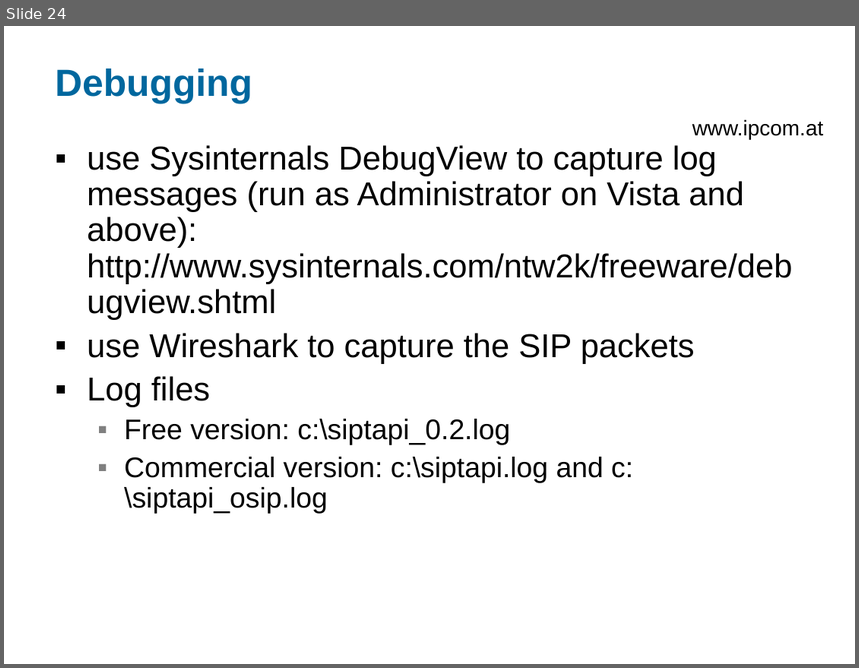
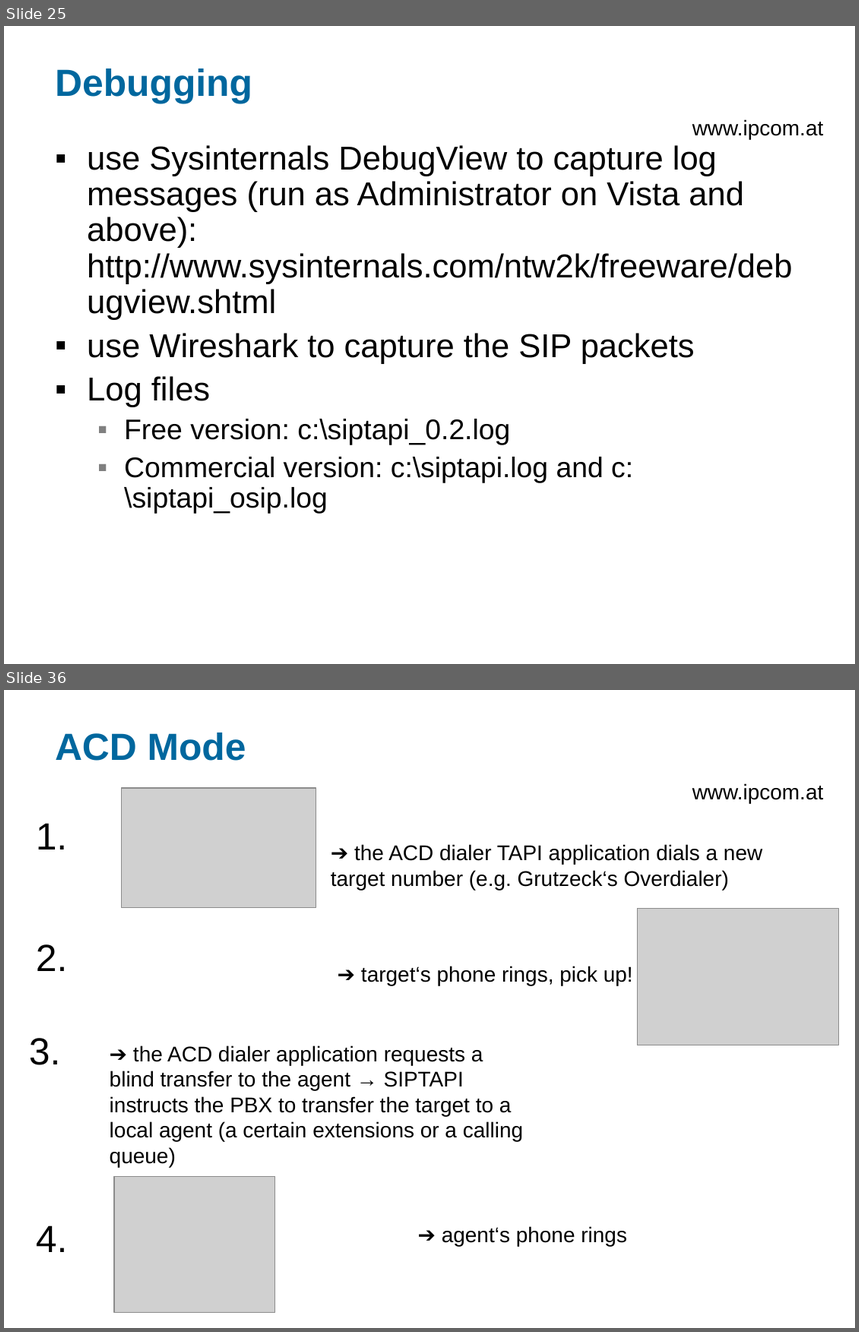
Before and after one commit to egilkh/siptapi, a slide deck: doc/SIPTAPI-README.ppt. Shown one above the other, each under a label of ours: slide 24 before the commit, slides 25 and 36 after it; the slides between them are not shown. The pictures are 859x668 and 859x1332 pixels, drawn with LibreOffice and Linux fonts; fonts in the diff are those of the drawing; grey boxes stand for pictures; background and template pictures are left out. Boxes give left, top, right and bottom in pixels: in the first picture for what was removed or moved away, otherwise in the second. Text is boxed around its words. In the diff, an @@ line names an element or a change of style, - is before the commit and + after.

Commit message:
READMe now also contains the description of the commercial SIPTAPI

```diff
--- a/doc/SIPTAPI-README.ppt
+++ b/doc/SIPTAPI-README.ppt
@@ slide 36 added at <box>4,690,855,1328</box>, background #FFFFFF; not listed: 1 template element that a slide beside it also shows @@
@@ title added at <box>55,733,246,761</box>, 32 pt, text #00679E, bold @@
+ACD Mode
@@ picture added at <box>122,788,316,907</box> @@
@@ text added at <box>36,823,67,850</box>, 32 pt, text #000000 @@
+1.
@@ text added at <box>331,844,762,890</box>, 18 pt, text #000000 @@
+➔ the ACD dialer TAPI application dials a new target number (e.g. Grutzeck‘s Overdialer)
@@ picture added at <box>637,909,838,1046</box> @@
@@ text added at <box>36,945,67,971</box>, 32 pt, text #000000 @@
+2.
@@ text added at <box>361,966,633,986</box>, 18 pt, text #000000 @@
+➔ target‘s phone rings, pick up!
@@ text added at <box>29,1038,60,1065</box>, 32 pt, text #000000 @@
+3.
@@ text added at <box>110,1046,523,1167</box>, 18 pt, text #000000 @@
+➔ the ACD dialer application requests a blind transfer to the agent → SIPTAPI instructs the PBX to transfer the target to a local agent (a certain extensions or a calling queue)
@@ picture added at <box>115,1177,275,1313</box> @@
@@ text added at <box>36,1226,67,1252</box>, 32 pt, text #000000 @@
+4.
@@ text added at <box>442,1227,627,1246</box>, 18 pt, text #000000 @@
+➔ agent‘s phone rings
@@ what was slide 24 is now slide 25 @@
```
Also in this commit, not shown: 3 slides changed, 17 other slides added, 1 slide removed, 1 other file.
